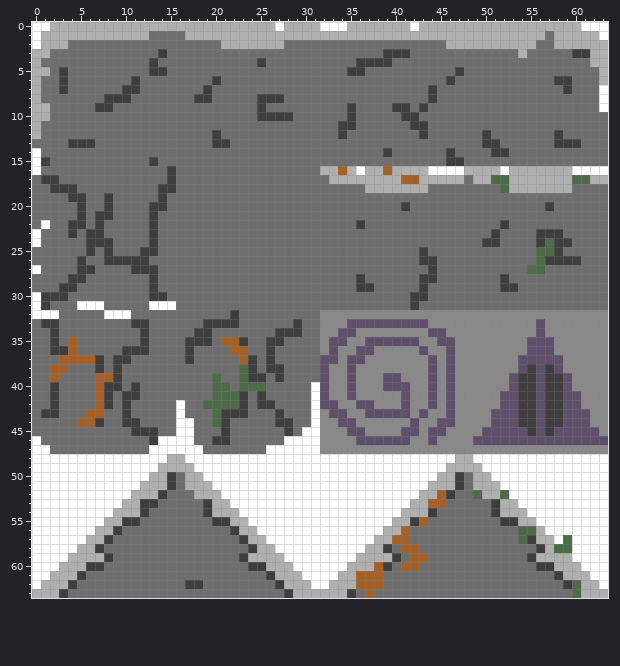
Pixel-art sprite: data/images/mocktileset.png. The picture above was drawn from the file before the commit.
The file is 64x64 pixels.
After:
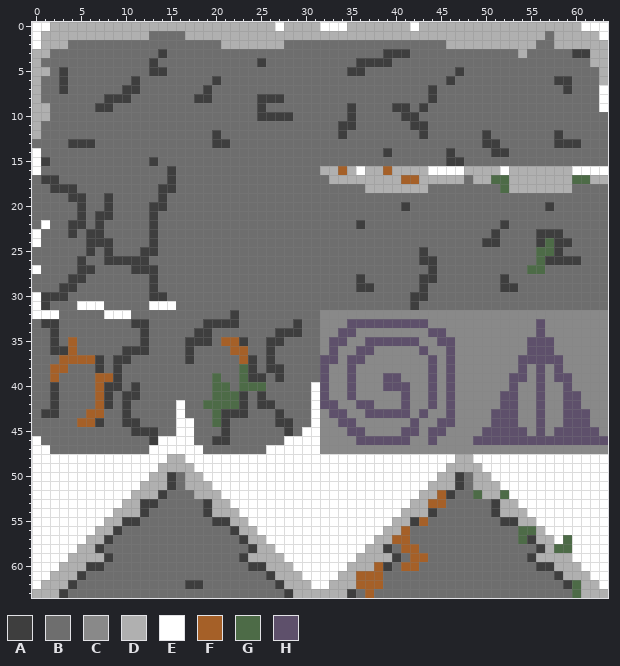
Palette (. is transparent): A #3e3e3e  B #6e6e6e  C #898989  D #b0b0b0  E #ffffff  F #a56028  G #4d6b47  H #5e506b
The exact change:
Changed rows in their new state; - is an unchanged pixel.
first column x 54:
38 -C-C-
39 HC-CH
40 CC-CC
41 CC-CC
42 CC-CC
43 CC-CC
44 CC-CC
45 -C-C-
